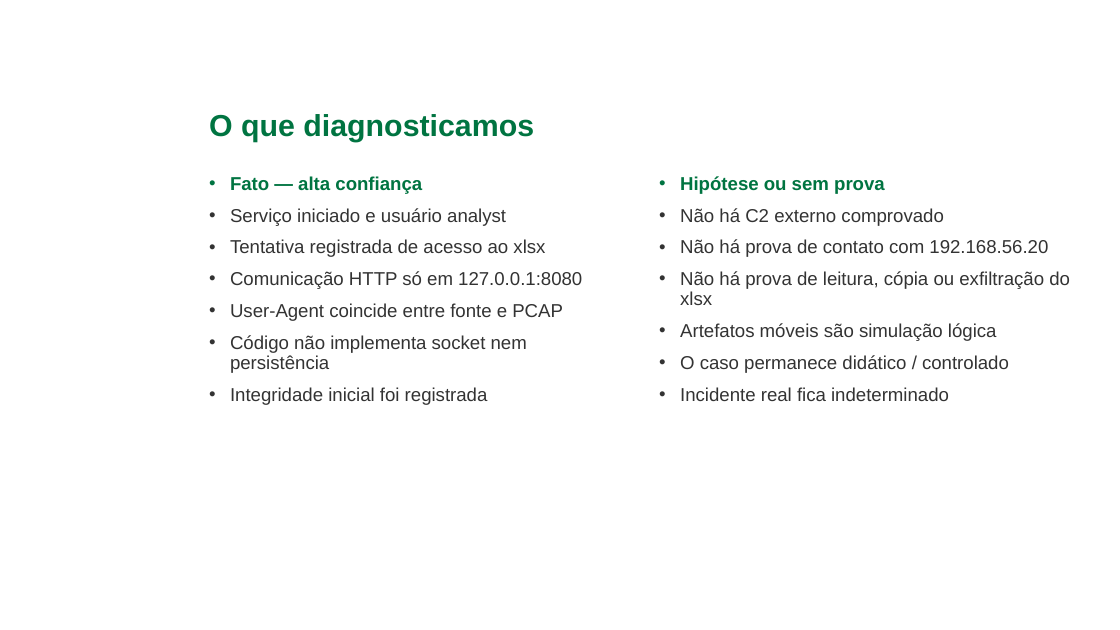
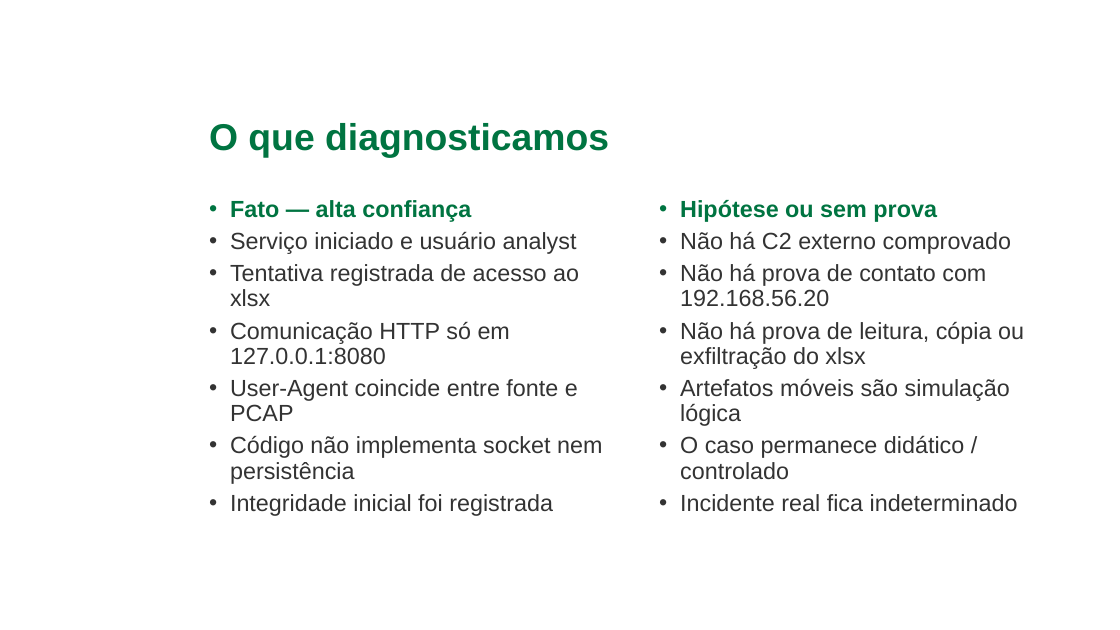
Before and after one commit to gabriellucasalves/Nexus-interprise, a slide deck: slide 37 of docs/caso-techcorp/Nexus_Apresentacao_Caso_TechCorp_Ajustada_Final.pptx (slide 13 before the commit). Drawn at 1120x630 pixels with LibreOffice and Linux fonts; fonts in the diff are those of the drawing; background and template pictures are left out. Boxes give left, top, right and bottom in pixels: in the first picture for what was removed or moved away, otherwise in the second. Text is boxed around its words. In the diff, an @@ line names an element or a change of style, - is before the commit and + after.

```diff
--- a/docs/caso-techcorp/Nexus_Apresentacao_Caso_TechCorp_Ajustada_Final.pptx
+++ b/docs/caso-techcorp/Nexus_Apresentacao_Caso_TechCorp_Ajustada_Final.pptx
@@ title "O que diagnosticamos" at [209,123,609,158]: size 26 to 32 pt; more space between paragraphs @@
@@ text "Fato — alta confiança": place and size @@
-text "Fato — alta confiança" at [230,176,582,405]
+text "Fato — alta confiança" at [230,200,602,516]
@@ text "Fato — alta confiança" at [230,200,602,516]: size 16 to 20 pt; less space between paragraphs @@
@@ text "Hipótese ou sem prova" at [680,200,1024,512]: size 16 to 20 pt; less space between paragraphs @@
@@ text "Hipótese ou sem prova": place and size @@
-text "Hipótese ou sem prova" at [680,176,1070,401]
+text "Hipótese ou sem prova" at [680,200,1024,512]
```
Also in this commit, not shown: 27 other slides changed, 13 slides added, 2 slides removed, 1 other file.
